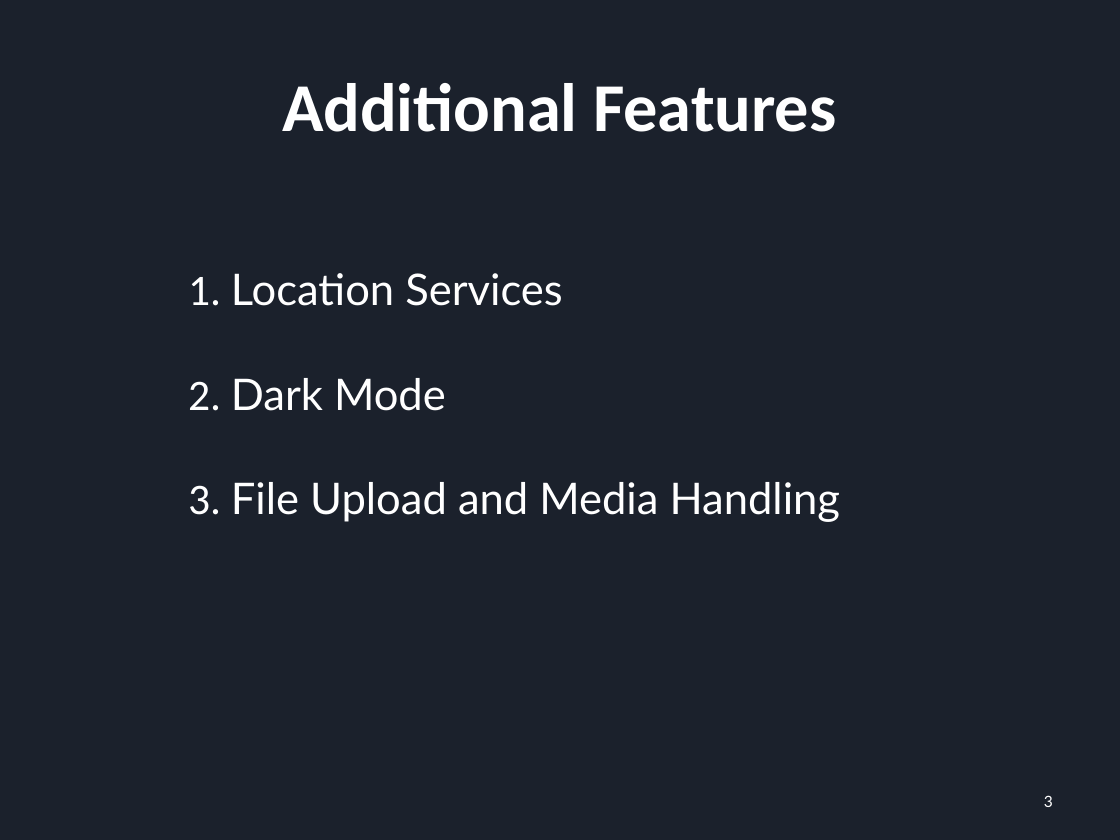
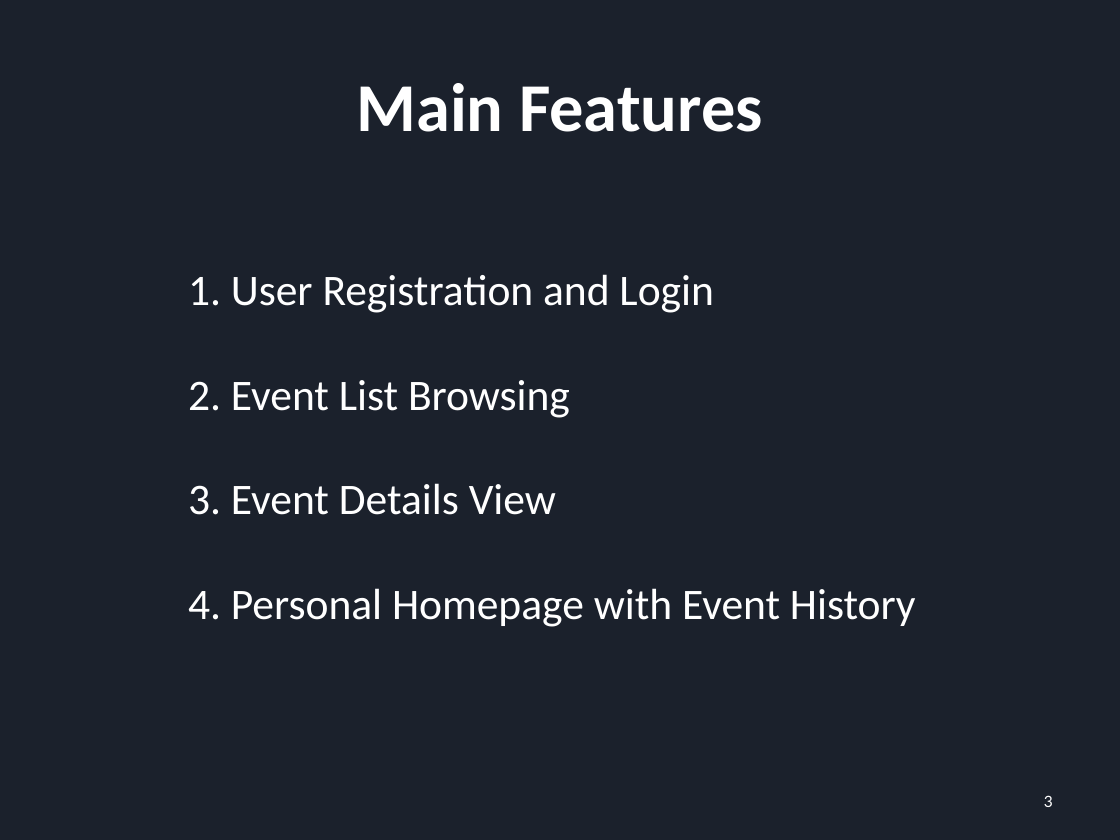
Before and after one commit to YuchenCao1/Jialong-Yuchen-Zihan-Team-BU-Event-Planer, a slide deck: slide 3 of First_PRE.pptx. Drawn at 1120x840 pixels with LibreOffice and Linux fonts; fonts in the diff are those of the drawing. Boxes give left, top, right and bottom in pixels: in the first picture for what was removed or moved away, otherwise in the second. Text is boxed around its words. In the diff, an @@ line names an element or a change of style, - is before the commit and + after.

```diff
--- a/First_PRE.pptx
+++ b/First_PRE.pptx
@@ title at [357,83,763,132]: text changed @@
-Additional Features
+Main Features
@@ text at [188,274,916,627]: text changed; font Lato to Calibri @@
-1. Location Services
-2. Dark Mode
-3. File Upload and Media Handling
+1. User Registration and Login
+2. Event List Browsing
+3. Event Details View
+4. Personal Homepage with Event History
```
Also in this commit, not shown: 1 other slide changed, 2 slides added, 2 slides removed, 2 other files.
